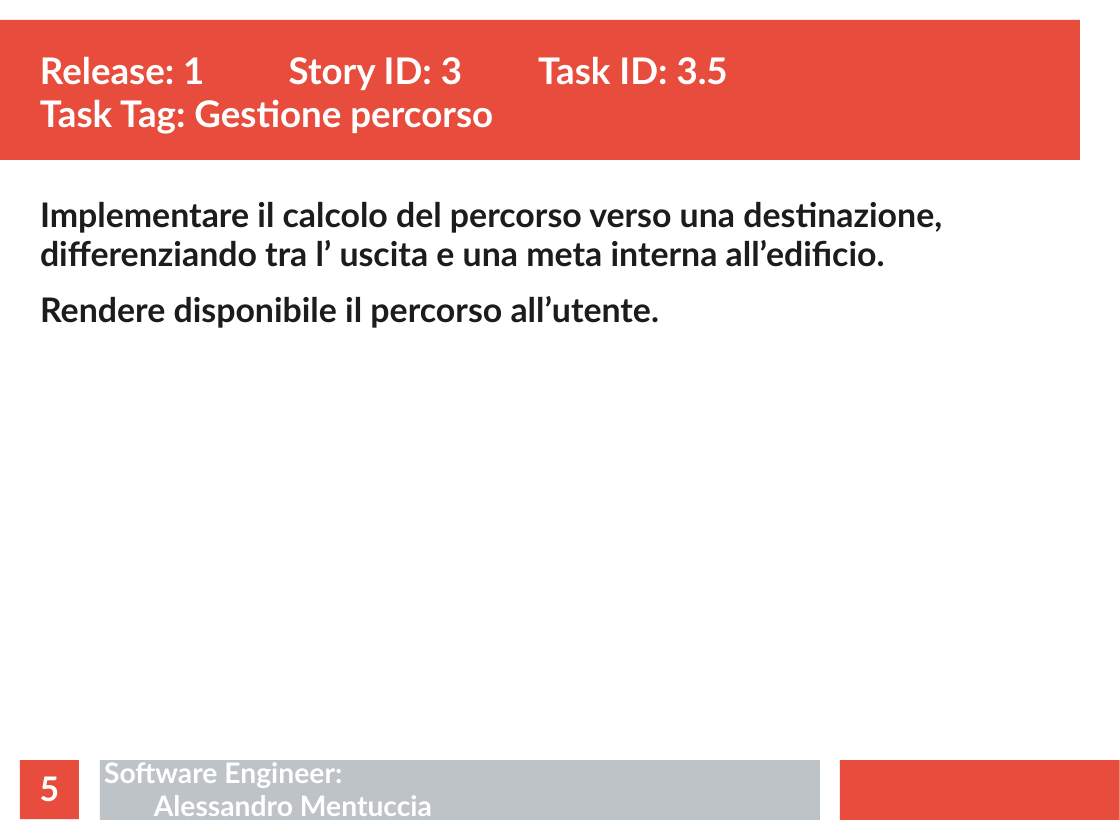
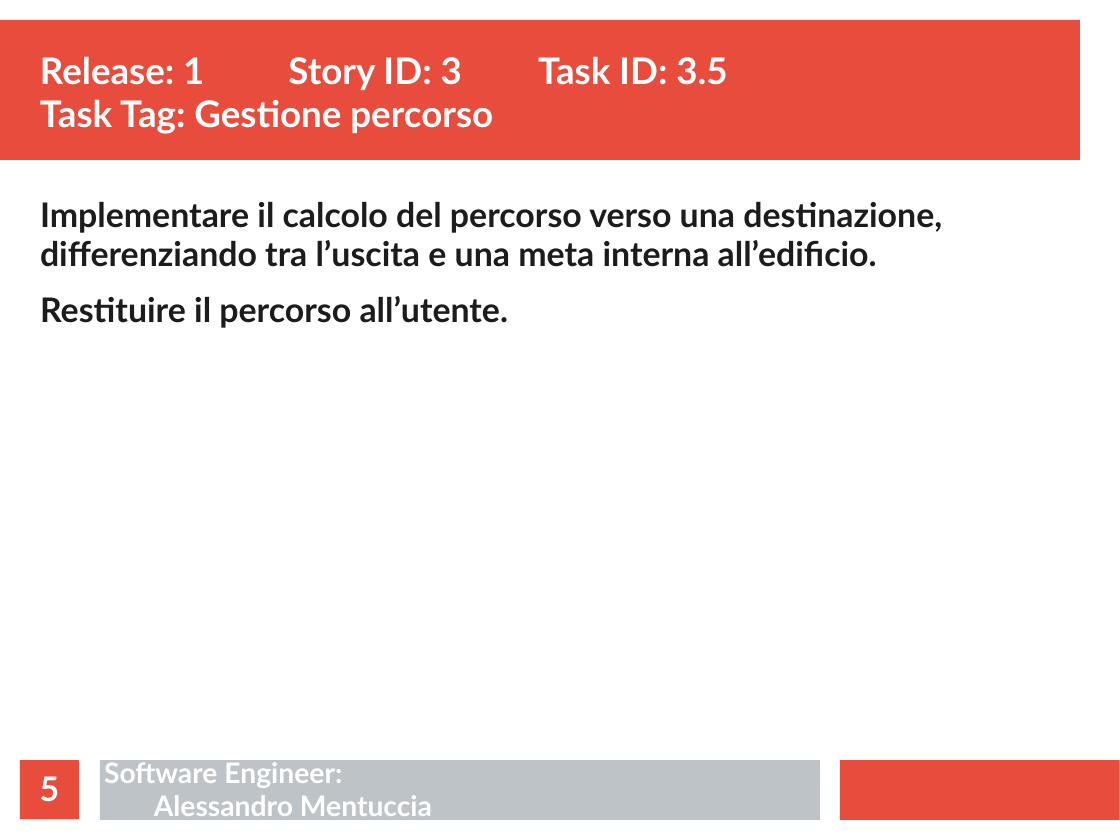
Before and after one commit to ecorradini/ProgettoIDS, a slide deck: slide 5 of AnalisiRequisiti/Task/UT3/TaskGestioneMappeServer.ppt. Drawn at 1120x840 pixels with LibreOffice and Linux fonts; fonts in the diff are those of the drawing. Boxes give left, top, right and bottom in pixels: in the first picture for what was removed or moved away, otherwise in the second. Text is boxed around its words. In the diff, an @@ line names an element or a change of style, - is before the commit and + after.

```diff
--- a/AnalisiRequisiti/Task/UT3/TaskGestioneMappeServer.ppt
+++ b/AnalisiRequisiti/Task/UT3/TaskGestioneMappeServer.ppt
@@ text at [40, 202, 942, 328]: text changed @@
-Implementare il calcolo del percorso verso una destinazione, differenziando tra l’ uscita e una meta interna all’edificio.
-Rendere disponibile il percorso all’utente.
+Implementare il calcolo del percorso verso una destinazione, differenziando tra l’uscita e una meta interna all’edificio.
+Restituire il percorso all’utente.
```
Also in this commit, not shown: 3 other slides changed, 5 other files.
